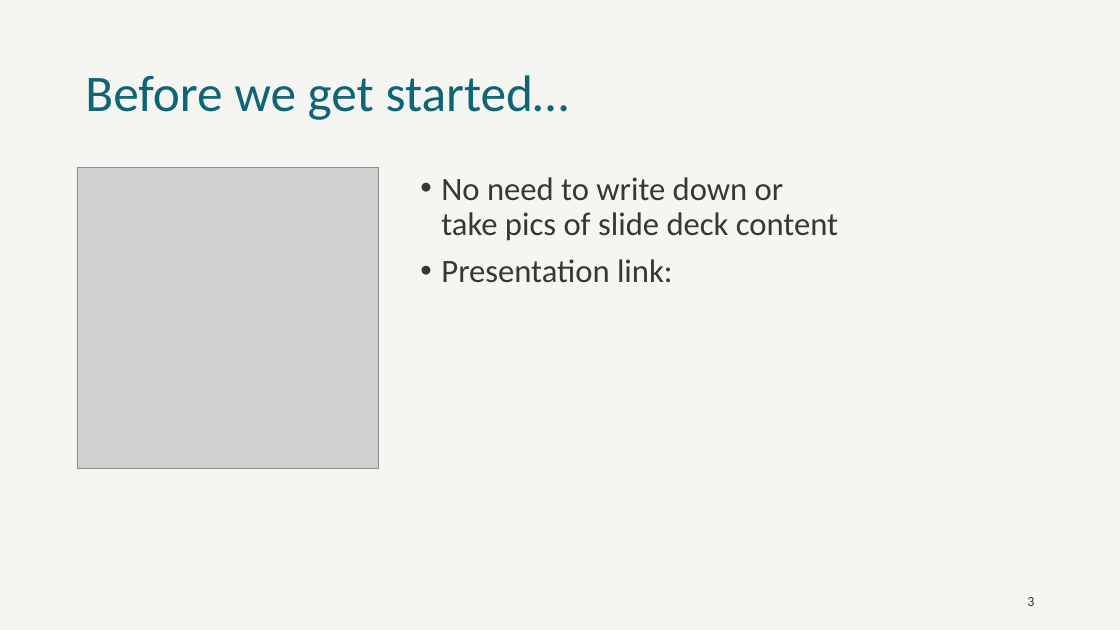
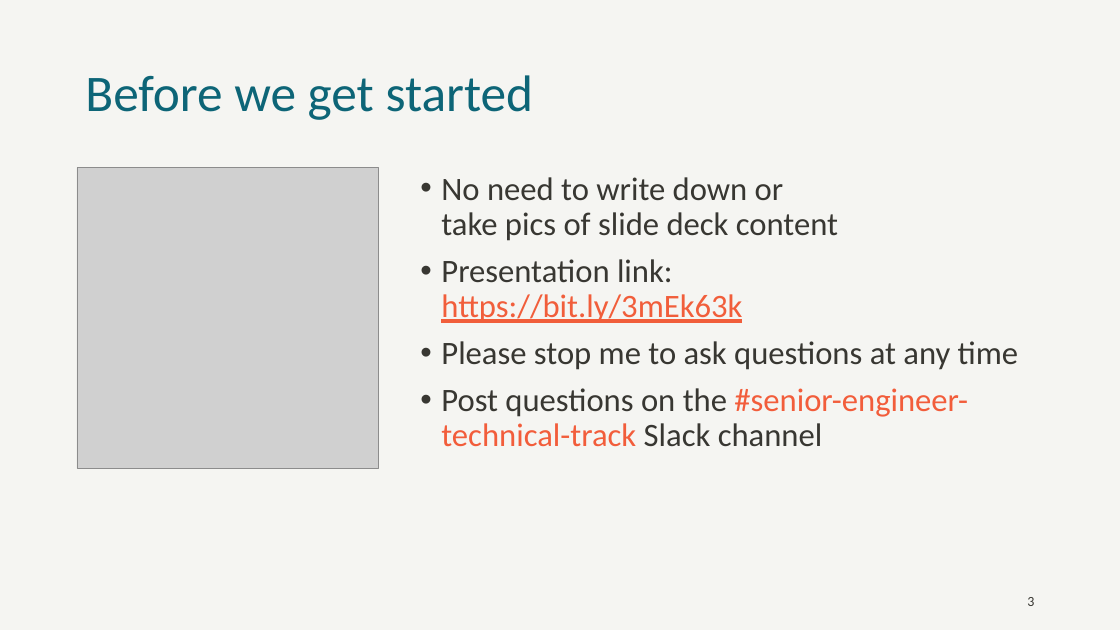
Before and after one commit to jkwuc89/Presentations, a slide deck: slide 3 of Senior Engineer Technical Track.pptx. Drawn at 1120x630 pixels with LibreOffice and Linux fonts; fonts in the diff are those of the drawing; grey boxes stand for pictures; background and template pictures are left out. Boxes give left, top, right and bottom in pixels: in the first picture for what was removed or moved away, otherwise in the second. Text is boxed around its words. In the diff, an @@ line names an element or a change of style, - is before the commit and + after.

Commit message:
Add Hotwire lightning talk, add/update Senior Engineering Technical Track

```diff
--- a/Senior Engineer Technical Track.pptx
+++ b/Senior Engineer Technical Track.pptx
@@ title at box(85, 75, 534, 120): text changed @@
-Before we get started…
+Before we get started
@@ text at box(441, 259, 1018, 446): text changed @@
-• Presentation link:
+• Presentation link:
+  https://bit.ly/3mEk63k
+• Please stop me to ask questions at any time
+• Post questions on the #senior-engineer-technical-track Slack channel
```
Also in this commit, not shown: 9 other slides changed, 7 slides added, 2 other files.
